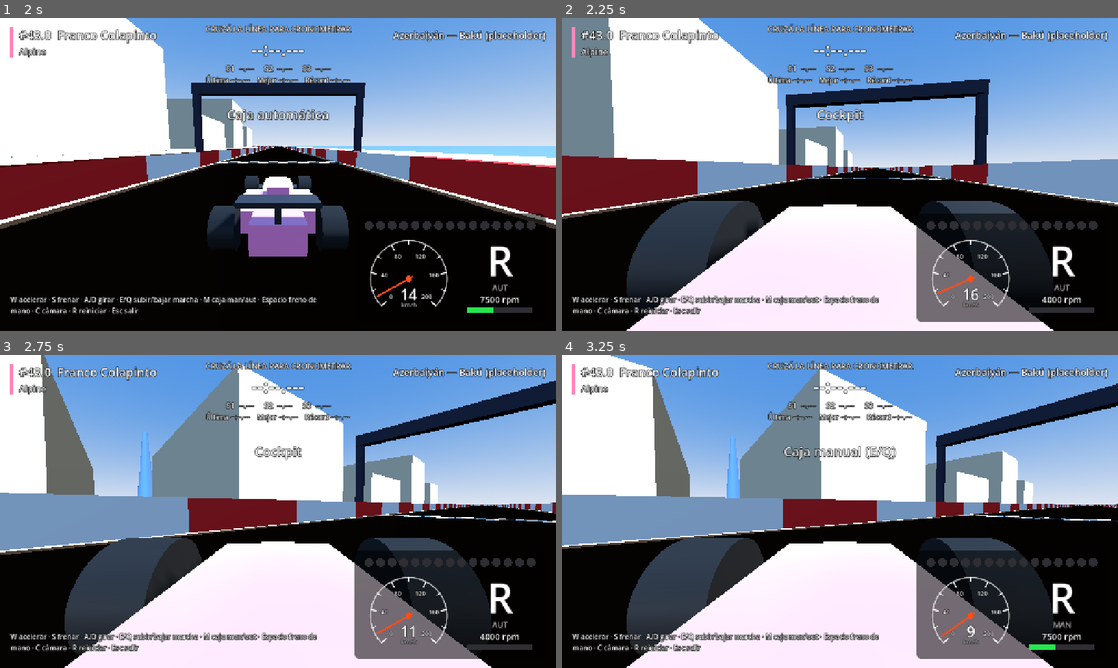
Above: before the commit, frames 1-4 (two rows, left to right).
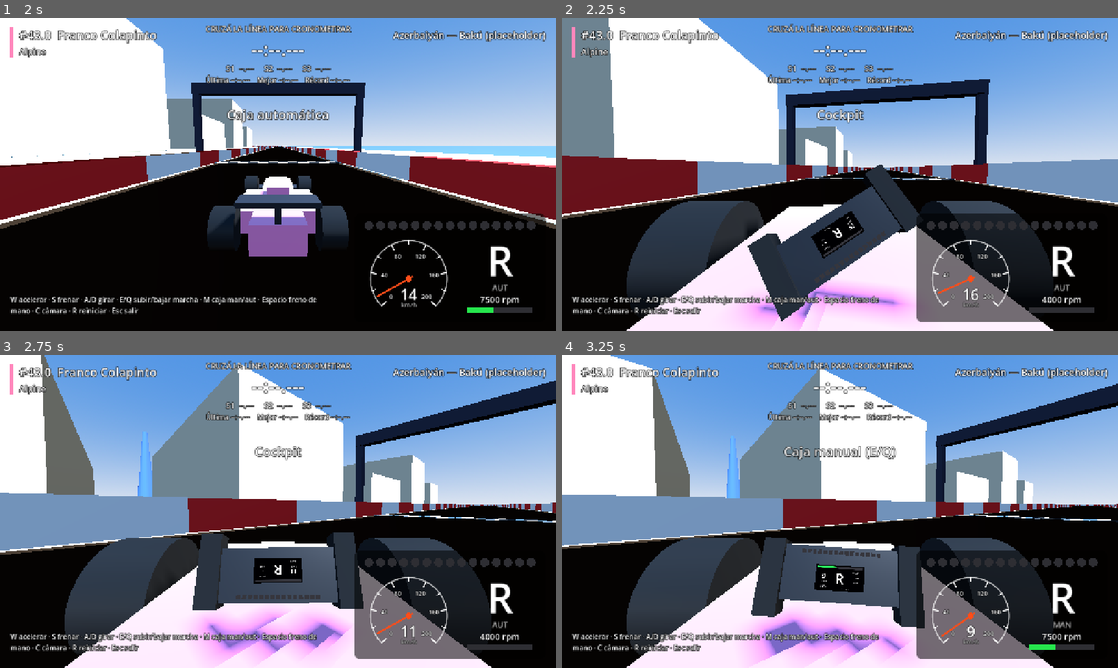
Above: after the commit, the same moments.

Repository: agustinhgimenez/GodotF126
Game: Godot game, scene res://scenes/main.tscn
Two runs of this game, one before a commit and one after it. Both use one fixed random seed, a clock stepped at 60 frames per second and the inputs below.
Inputs:
- Up to frame 1 (2 s): tap Enter at 0.5 s; hold D (steer_right) 0.53-1.28 s; hold C (change_camera) 0.53-1.28 s; tap R (reset_car) at 1.25 s; hold S (brake) from 1.28 s (still down); tap M (toggle_gearbox) at 1.35 s
- Up to frame 2 (2.25 s): release S (brake) at 2.03 s; hold D (steer_right) from 2.03 s (still down); hold C (change_camera) from 2.03 s (still down)
- Up to frame 3 (2.75 s): keep holding D (steer_right); keep holding C (change_camera)
- Up to frame 4 (3.25 s): release D (steer_right) at 2.78 s; release C (change_camera) at 2.78 s; hold W (accelerate) from 2.78 s (still down); tap M (toggle_gearbox) at 2.85 s

Frame 1 is identical in both runs. In frame 2, 8.1% of the frame differs, in the area x 31-65%, y 46-100%; in frame 3, 8.8%; in frame 4, 9.0%, in the area x 32-66%, y 58-100%.

Commit message:
Paso 6: volante 3D en el cockpit con LEDs y pantalla
- SteeringWheel armado por código (carbono, grips, levas, columna), gira ±180° con la dirección y sólo se ve en la cámara Cockpit.
- 15 LEDs de cambio y pantalla en SubViewport (WheelScreen): marcha, velocidad, RPM, modo, tiempo de vuelta y delta.
- LapTimer guarda los parciales de la mejor vuelta y calcula split_delta al cerrar cada sector.
- HudDraw: lógica de colores de luces y texto centrado compartida por Dashboard y WheelScreen.
- Docs: Paso 6 marcado como hecho, Paso 7 como siguiente.

Co-authored-by: Cursor <cursoragent@cursor.com>

Diff:
--- a/GodotF126/scenes/car.tscn
+++ b/GodotF126/scenes/car.tscn
@@ -1,8 +1,9 @@
-[gd_scene load_steps=18 format=3]
+[gd_scene load_steps=19 format=3]
 
 [ext_resource type="Script" path="res://scripts/car_controller.gd" id="1_car"]
 [ext_resource type="Script" path="res://scripts/car/car_engine.gd" id="2_engine"]
 [ext_resource type="Script" path="res://scripts/car/gearbox.gd" id="3_gearbox"]
+[ext_resource type="Script" path="res://scripts/car/steering_wheel.gd" id="4_wheel"]
 
 [sub_resource type="BoxShape3D" id="BoxShape3D_car"]
 size = Vector3(1.9, 0.8, 6)
@@ -100,6 +101,11 @@
 mesh = SubResource("SphereMesh_helmet")
 surface_material_override/0 = SubResource("Mat_helmet")
 
+[node name="SteeringWheel" type="Node3D" parent="."]
+transform = Transform3D(1, 0, 0, 0, 0.9397, 0.342, 0, -0.342, 0.9397, 0, 0.8, -0.95)
+visible = false
+script = ExtResource("4_wheel")
+
 [node name="FrontWing" type="MeshInstance3D" parent="."]
 transform = Transform3D(1, 0, 0, 0, 1, 0, 0, 0, 1, 0, 0.12, -3)
 mesh = SubResource("BoxMesh_front_wing")
--- /dev/null
+++ b/GodotF126/scripts/car/steering_wheel.gd
@@ -0,0 +1,147 @@
+class_name SteeringWheel
+extends Node3D
+## Volante 3D del cockpit (Paso 6), armado por código con formas simples.
+## Gira ±max_turn_deg con la dirección del auto, tiene LEDs de cambio arriba y una
+## pantalla (SubViewport con WheelScreen) en el centro. Sólo se ve en la cámara Cockpit.
+## El volante mira hacia +Z (hacia el piloto); la rotación de dirección es sobre su Z local.
+
+const BODY_SIZE := Vector3(0.24, 0.11, 0.035)
+const GRIP_SIZE := Vector3(0.045, 0.15, 0.055)
+const PADDLE_SIZE := Vector3(0.05, 0.07, 0.006)
+const SCREEN_SIZE := Vector2(0.1, 0.05)
+const LED_ROW_WIDTH := 0.17
+const LED_SIZE := 0.008
+
+@export var max_turn_deg: float = 180.0
+@export var shift_light_count: int = 15
+@export var shift_light_start_rpm: float = 9000.0
+
+var _car: CarController = null
+var _rim: Node3D
+var _viewport: SubViewport
+var _screen: WheelScreen
+var _led_root: Node3D
+var _led_materials: Array[StandardMaterial3D] = []
+
+
+func _ready() -> void:
+	_car = get_parent() as CarController
+	_build()
+	visibility_changed.connect(_on_visibility_changed)
+	_on_visibility_changed()
+
+
+func configure(data: Dictionary) -> void:
+	shift_light_start_rpm = float(data.get("shift_light_start_rpm", shift_light_start_rpm))
+	var count := maxi(int(data.get("shift_light_count", shift_light_count)), 1)
+	if count != shift_light_count:
+		shift_light_count = count
+		_build_leds()
+	_screen.shift_light_start_rpm = shift_light_start_rpm
+
+
+func bind_lap_timer(timer: LapTimer) -> void:
+	_screen.bind_lap_timer(timer)
+
+
+func _process(_delta: float) -> void:
+	if _car == null or not is_visible_in_tree():
+		return
+	_rim.rotation.z = _car.get_steer() * deg_to_rad(max_turn_deg)
+	for i in _led_materials.size():
+		var color := HudDraw.shift_light_color(i, shift_light_count, _car, shift_light_start_rpm)
+		_led_materials[i].albedo_color = color
+
+
+func _on_visibility_changed() -> void:
+	if _viewport == null:
+		return
+	_viewport.render_target_update_mode = (
+		SubViewport.UPDATE_ALWAYS if is_visible_in_tree() else SubViewport.UPDATE_DISABLED)
+
+
+func _build() -> void:
+	_rim = Node3D.new()
+	_rim.name = "Rim"
+	add_child(_rim)
+
+	var carbon := _material(Color(0.07, 0.07, 0.08), 0.5)
+	var rubber := _material(Color(0.03, 0.03, 0.03), 0.95)
+
+	_add_box(_rim, BODY_SIZE, Vector3.ZERO, carbon)
+	_add_box(_rim, GRIP_SIZE, Vector3(-(BODY_SIZE.x + GRIP_SIZE.x) * 0.5, -0.01, 0.0), rubber)
+	_add_box(_rim, GRIP_SIZE, Vector3((BODY_SIZE.x + GRIP_SIZE.x) * 0.5, -0.01, 0.0), rubber)
+	# Levas de cambio detrás de los grips (el Paso 7 las anima).
+	var paddle_left := _add_box(_rim, PADDLE_SIZE, Vector3(-0.085, 0.0, -0.03), carbon)
+	paddle_left.name = "PaddleLeft"
+	var paddle_right := _add_box(_rim, PADDLE_SIZE, Vector3(0.085, 0.0, -0.03), carbon)
+	paddle_right.name = "PaddleRight"
+	# Columna de dirección hacia el chasis.
+	_add_box(self, Vector3(0.03, 0.03, 0.25), Vector3(0.0, 0.0, -0.14), carbon)
+
+	_viewport = SubViewport.new()
+	_viewport.name = "ScreenViewport"
+	_viewport.size = WheelScreen.SIZE
+	_viewport.transparent_bg = false
+	_viewport.disable_3d = true
+	add_child(_viewport)
+	_screen = WheelScreen.new()
+	_screen.name = "WheelScreen"
+	_screen.shift_light_start_rpm = shift_light_start_rpm
+	_viewport.add_child(_screen)
+	_screen.bind(_car)
+
+	var screen_material := StandardMaterial3D.new()
+	screen_material.shading_mode = BaseMaterial3D.SHADING_MODE_UNSHADED
+	screen_material.albedo_texture = _viewport.get_texture()
+	var quad := QuadMesh.new()
+	quad.size = SCREEN_SIZE
+	var screen_mesh := MeshInstance3D.new()
+	screen_mesh.name = "Screen"
+	screen_mesh.mesh = quad
+	screen_mesh.material_override = screen_material
+	screen_mesh.position = Vector3(0.0, -0.008, BODY_SIZE.z * 0.5 + 0.001)
+	_rim.add_child(screen_mesh)
+
+	_led_root = Node3D.new()
+	_led_root.name = "ShiftLeds"
+	_led_root.position = Vector3(0.0, BODY_SIZE.y * 0.5 - 0.012, BODY_SIZE.z * 0.5 + 0.002)
+	_rim.add_child(_led_root)
+	_build_leds()
+
+
+func _build_leds() -> void:
+	for child in _led_root.get_children():
+		child.queue_free()
+	_led_materials.clear()
+	var box := BoxMesh.new()
+	box.size = Vector3(LED_SIZE, LED_SIZE, 0.004)
+	var spacing := LED_ROW_WIDTH / shift_light_count
+	for i in shift_light_count:
+		var material := StandardMaterial3D.new()
+		material.shading_mode = BaseMaterial3D.SHADING_MODE_UNSHADED
+		material.albedo_color = HudDraw.COLOR_OFF
+		_led_materials.append(material)
+		var led := MeshInstance3D.new()
+		led.mesh = box
+		led.material_override = material
+		led.position = Vector3(-LED_ROW_WIDTH * 0.5 + spacing * (i + 0.5), 0.0, 0.0)
+		_led_root.add_child(led)
+
+
+func _add_box(parent: Node3D, box_size: Vector3, pos: Vector3, material: Material) -> MeshInstance3D:
+	var mesh := BoxMesh.new()
+	mesh.size = box_size
+	var instance := MeshInstance3D.new()
+	instance.mesh = mesh
+	instance.material_override = material
+	instance.position = pos
+	parent.add_child(instance)
+	return instance
+
+
+func _material(color: Color, roughness: float) -> StandardMaterial3D:
+	var material := StandardMaterial3D.new()
+	material.albedo_color = color
+	material.roughness = roughness
+	return material
--- a/GodotF126/scripts/car_controller.gd
+++ b/GodotF126/scripts/car_controller.gd
@@ -54,6 +54,7 @@
 @onready var _helmet: Node3D = $Helmet
 @onready var engine: CarEngine = $Engine
 @onready var gearbox: Gearbox = $Gearbox
+@onready var steering_wheel: SteeringWheel = $SteeringWheel
 
 
 func _ready() -> void:
@@ -113,6 +114,7 @@
 	_camera.fov = float(mode["fov"])
 	_camera.near = 0.3 if is_chase else 0.1
 	_helmet.visible = is_chase
+	steering_wheel.visible = not is_chase
 
 
 func _physics_process(delta: float) -> void:
@@ -280,6 +282,11 @@
 	return engine.rpm
 
 
+## Dirección suavizada: −1 (derecha) a 1 (izquierda).
+func get_steer() -> float:
+	return _steer
+
+
 func get_gear_label() -> String:
 	return gearbox.get_gear_label()
 
--- a/GodotF126/scripts/lap_timer.gd
+++ b/GodotF126/scripts/lap_timer.gd
@@ -21,9 +21,15 @@
 var record_lap: float = -1.0
 var sector_times: Array[float] = []
 var best_sectors: Array[float] = [-1.0, -1.0, -1.0]
+## Tiempo acumulado al final de cada sector en la mejor vuelta.
+var best_lap_splits: Array[float] = []
+## Diferencia contra la mejor vuelta en el último sector cerrado (NAN si no hay referencia).
+## Negativo = más rápido. El delta continuo en vivo es el Paso 40.
+var split_delta: float = NAN
 
 var _next_checkpoint: int = 0
 var _sector_start: float = 0.0
+var _current_splits: Array[float] = []
 
 
 func setup(id: String) -> void:
@@ -56,6 +62,7 @@
 	running = false
 	current_time = 0.0
 	lap = maxi(lap - 1, 0)
+	split_delta = NAN
 	lap_aborted.emit()
 
 
@@ -65,6 +72,7 @@
 	current_time = 0.0
 	_sector_start = 0.0
 	sector_times.clear()
+	_current_splits.clear()
 	_next_checkpoint = 1
 	lap_started.emit(lap)
 
@@ -73,6 +81,9 @@
 	var time := current_time - _sector_start
 	_sector_start = current_time
 	sector_times.append(time)
+	_current_splits.append(current_time)
+	if sector < best_lap_splits.size():
+		split_delta = current_time - best_lap_splits[sector]
 	var is_best := best_sectors[sector] < 0.0 or time < best_sectors[sector]
 	if is_best:
 		best_sectors[sector] = time
@@ -84,6 +95,7 @@
 	var is_best := best_lap < 0.0 or last_lap < best_lap
 	if is_best:
 		best_lap = last_lap
+		best_lap_splits = _current_splits.duplicate()
 	var is_record := record_lap < 0.0 or last_lap < record_lap
 	if is_record:
 		record_lap = last_lap
--- a/GodotF126/scripts/main.gd
+++ b/GodotF126/scripts/main.gd
@@ -52,6 +52,7 @@
 	var dashboard_data = car_data.get("dashboard", {})
 	if dashboard_data is Dictionary:
 		hud.configure_dashboard(dashboard_data)
+		car.steering_wheel.configure(dashboard_data)
 	hud.set_driver_info(selected_driver, selected_team, team_color)
 	hud.set_track_name(str(track_info.get("display_name", track.track_name)))
 
@@ -59,6 +60,7 @@
 	track.checkpoint_crossed.connect(_on_checkpoint_crossed)
 	car.was_reset.connect(lap_timer.abort_lap)
 	hud.bind_lap_timer(lap_timer)
+	car.steering_wheel.bind_lap_timer(lap_timer)
 
 
 func _on_checkpoint_crossed(checkpoint: int, body: Node3D) -> void:
--- a/GodotF126/scripts/ui/dashboard.gd
+++ b/GodotF126/scripts/ui/dashboard.gd
@@ -3,20 +3,14 @@
 ## Tablero del HUD (Paso 5): luces de cambio tipo F1, marcha grande, RPM y
 ## velocímetro digital con aguja analógica. Todo se dibuja en _draw().
 ## Luces: se encienden de izquierda a derecha entre shift_light_start_rpm y el
-## punto de cambio de la caja (verde → rojo → azul); al llegar al punto de cambio
-## quedan todas azules y parpadean en el limitador.
+## punto de cambio de la caja (la lógica de colores está en HudDraw).
 
 const SIZE := Vector2(440, 250)
 const COLOR_PANEL := Color(0.0, 0.0, 0.0, 0.55)
-const COLOR_OFF := Color(0.18, 0.18, 0.2)
-const COLOR_GREEN := Color(0.15, 0.9, 0.3)
-const COLOR_RED := Color(1.0, 0.15, 0.15)
-const COLOR_BLUE := Color(0.25, 0.45, 1.0)
 const COLOR_NEEDLE := Color(1.0, 0.3, 0.1)
 const COLOR_DIM := Color(1.0, 1.0, 1.0, 0.7)
 const DIAL_START_DEG := 135.0
 const DIAL_SWEEP_DEG := 270.0
-const BLINK_HZ := 8.0
 const DENIED_FLASH_MS := 400
 
 @export var shift_light_count: int = 15
@@ -81,33 +75,12 @@
 
 
 func _draw_shift_lights(rect: Rect2) -> void:
-	var rpm := _car.get_rpm()
-	var shift_rpm := _car.gearbox.shift_up_rpm
-	var progress := clampf(inverse_lerp(shift_light_start_rpm, shift_rpm, rpm), 0.0, 1.0)
-	var lit := ceili(progress * shift_light_count)
-	var all_blue := rpm >= shift_rpm
-	var at_limiter := _car.engine.is_cutting() or rpm >= _car.engine.limiter_rpm - 50.0
-	var blink_off := at_limiter and fmod(Time.get_ticks_msec() / 1000.0 * BLINK_HZ, 1.0) < 0.5
-
 	var spacing := rect.size.x / shift_light_count
 	var radius := minf(spacing * 0.38, rect.size.y * 0.5)
 	for i in shift_light_count:
-		var color := COLOR_OFF
-		if all_blue:
-			color = COLOR_OFF if blink_off else COLOR_BLUE
-		elif i < lit:
-			color = _light_color(i)
+		var color := HudDraw.shift_light_color(i, shift_light_count, _car, shift_light_start_rpm)
 		var center := rect.position + Vector2(spacing * (i + 0.5), rect.size.y * 0.5)
 		draw_circle(center, radius, color)
-
-
-func _light_color(index: int) -> Color:
-	var t := float(index) / shift_light_count
-	if t < 1.0 / 3.0:
-		return COLOR_GREEN
-	if t < 2.0 / 3.0:
-		return COLOR_RED
-	return COLOR_BLUE
 
 
 func _draw_speedometer(center: Vector2, radius: float) -> void:
@@ -136,7 +109,7 @@
 func _draw_gear_panel(rect: Rect2) -> void:
 	var cx := rect.position.x + rect.size.x * 0.5
 	var denied := Time.get_ticks_msec() < _denied_until_ms
-	var gear_color := COLOR_RED if denied else Color.WHITE
+	var gear_color := HudDraw.COLOR_RED if denied else Color.WHITE
 	_draw_text_centered(_car.get_gear_label(), Vector2(cx, rect.position.y + 55), 96, gear_color)
 	_draw_text_centered("MAN" if _car.gearbox.manual else "AUT", Vector2(cx, rect.position.y + 118), 18, COLOR_DIM)
 
@@ -144,18 +117,10 @@
 	_draw_text_centered("%d rpm" % roundi(rpm), Vector2(cx, rect.position.y + 145), 20)
 
 	var bar := Rect2(rect.position.x + 10, rect.position.y + 165, rect.size.x - 20, 12)
-	draw_rect(bar, COLOR_OFF)
-	var fill_color := COLOR_GREEN
-	if rpm >= _car.gearbox.shift_up_rpm:
-		fill_color = COLOR_BLUE
-	elif rpm >= shift_light_start_rpm:
-		fill_color = COLOR_RED
+	draw_rect(bar, HudDraw.COLOR_OFF)
+	var fill_color := HudDraw.rpm_bar_color(_car, shift_light_start_rpm)
 	draw_rect(Rect2(bar.position, Vector2(bar.size.x * _car.engine.get_rpm_ratio(), bar.size.y)), fill_color)
 
 
 func _draw_text_centered(text: String, center: Vector2, font_size: int, color: Color = Color.WHITE) -> void:
-	var text_size := _font.get_string_size(text, HORIZONTAL_ALIGNMENT_LEFT, -1, font_size)
-	var baseline_offset := (_font.get_ascent(font_size) - _font.get_descent(font_size)) * 0.5
-	var pos := Vector2(center.x - text_size.x * 0.5, center.y + baseline_offset)
-	draw_string_outline(_font, pos, text, HORIZONTAL_ALIGNMENT_LEFT, -1, font_size, 4, Color.BLACK)
-	draw_string(_font, pos, text, HORIZONTAL_ALIGNMENT_LEFT, -1, font_size, color)
+	HudDraw.draw_text_centered(self, _font, text, center, font_size, color)
--- /dev/null
+++ b/GodotF126/scripts/ui/hud_draw.gd
@@ -0,0 +1,50 @@
+class_name HudDraw
+extends RefCounted
+## Utilidades de dibujo compartidas por el tablero del HUD y la pantalla del volante.
+
+const COLOR_OFF := Color(0.18, 0.18, 0.2)
+const COLOR_GREEN := Color(0.15, 0.9, 0.3)
+const COLOR_RED := Color(1.0, 0.15, 0.15)
+const COLOR_BLUE := Color(0.25, 0.45, 1.0)
+const BLINK_HZ := 8.0
+
+
+## Color de la luz de cambio `index` (de `count`). Un tercio verde, uno rojo, uno azul;
+## en el punto de cambio todas azules, y parpadeando en el limitador.
+static func shift_light_color(index: int, count: int, car: CarController, start_rpm: float) -> Color:
+	var rpm := car.get_rpm()
+	var shift_rpm := car.gearbox.shift_up_rpm
+	if rpm >= shift_rpm:
+		var at_limiter := car.engine.is_cutting() or rpm >= car.engine.limiter_rpm - 50.0
+		if at_limiter and fmod(Time.get_ticks_msec() / 1000.0 * BLINK_HZ, 1.0) < 0.5:
+			return COLOR_OFF
+		return COLOR_BLUE
+	var progress := clampf(inverse_lerp(start_rpm, shift_rpm, rpm), 0.0, 1.0)
+	if index >= ceili(progress * count):
+		return COLOR_OFF
+	var t := float(index) / count
+	if t < 1.0 / 3.0:
+		return COLOR_GREEN
+	if t < 2.0 / 3.0:
+		return COLOR_RED
+	return COLOR_BLUE
+
+
+## Color de una barra de RPM con el mismo código que las luces.
+static func rpm_bar_color(car: CarController, start_rpm: float) -> Color:
+	var rpm := car.get_rpm()
+	if rpm >= car.gearbox.shift_up_rpm:
+		return COLOR_BLUE
+	if rpm >= start_rpm:
+		return COLOR_RED
+	return COLOR_GREEN
+
+
+static func draw_text_centered(canvas: CanvasItem, font: Font, text: String, center: Vector2,
+		font_size: int, color: Color = Color.WHITE, outline: int = 4) -> void:
+	var text_size := font.get_string_size(text, HORIZONTAL_ALIGNMENT_LEFT, -1, font_size)
+	var baseline_offset := (font.get_ascent(font_size) - font.get_descent(font_size)) * 0.5
+	var pos := Vector2(center.x - text_size.x * 0.5, center.y + baseline_offset)
+	if outline > 0:
+		canvas.draw_string_outline(font, pos, text, HORIZONTAL_ALIGNMENT_LEFT, -1, font_size, outline, Color.BLACK)
+	canvas.draw_string(font, pos, text, HORIZONTAL_ALIGNMENT_LEFT, -1, font_size, color)
--- /dev/null
+++ b/GodotF126/scripts/ui/wheel_screen.gd
@@ -0,0 +1,65 @@
+class_name WheelScreen
+extends Control
+## Pantalla del volante (Paso 6). Se dibuja dentro de un SubViewport y se muestra
+## como textura en el volante 3D: marcha, velocidad, RPM, modo, vuelta y delta.
+
+const SIZE := Vector2i(256, 128)
+const COLOR_BG := Color(0.02, 0.02, 0.03)
+const COLOR_DIM := Color(1.0, 1.0, 1.0, 0.6)
+const COLOR_FASTER := Color(0.2, 1.0, 0.35)
+const COLOR_SLOWER := Color(1.0, 0.25, 0.2)
+
+var shift_light_start_rpm: float = 9000.0
+
+var _car: CarController = null
+var _timer: LapTimer = null
+var _font: Font
+
+
+func _ready() -> void:
+	size = Vector2(SIZE)
+	_font = ThemeDB.fallback_font
+
+
+func bind(car: CarController) -> void:
+	_car = car
+
+
+func bind_lap_timer(timer: LapTimer) -> void:
+	_timer = timer
+
+
+func _process(_delta: float) -> void:
+	if is_visible_in_tree():
+		queue_redraw()
+
+
+func _draw() -> void:
+	draw_rect(Rect2(Vector2.ZERO, Vector2(SIZE)), COLOR_BG)
+	if _car == null:
+		return
+
+	var bar := Rect2(8, 6, SIZE.x - 16, 10)
+	draw_rect(bar, HudDraw.COLOR_OFF)
+	var fill := Vector2(bar.size.x * _car.engine.get_rpm_ratio(), bar.size.y)
+	draw_rect(Rect2(bar.position, fill), HudDraw.rpm_bar_color(_car, shift_light_start_rpm))
+
+	_text(_car.get_gear_label(), Vector2(128, 66), 70)
+	_text("%d" % roundi(_car.get_speed_kmh()), Vector2(44, 56), 30)
+	_text("km/h", Vector2(44, 82), 12, COLOR_DIM)
+	_text("%d" % roundi(_car.get_rpm()), Vector2(44, 108), 14, COLOR_DIM)
+
+	var delta_text := "--.---"
+	var delta_color := Color.WHITE
+	if _timer != null and not is_nan(_timer.split_delta):
+		delta_text = "%+.3f" % _timer.split_delta
+		delta_color = COLOR_FASTER if _timer.split_delta < 0.0 else COLOR_SLOWER
+	_text("DELTA", Vector2(212, 34), 12, COLOR_DIM)
+	_text(delta_text, Vector2(212, 56), 20, delta_color)
+	_text("MAN" if _car.gearbox.manual else "AUT", Vector2(212, 82), 12, COLOR_DIM)
+	if _timer != null:
+		_text(LapTimer.format_time(_timer.current_time if _timer.running else -1.0), Vector2(160, 114), 14)
+
+
+func _text(text: String, center: Vector2, font_size: int, color: Color = Color.WHITE) -> void:
+	HudDraw.draw_text_centered(self, _font, text, center, font_size, color, 0)
Not shown, added: GodotF126/scripts/car/steering_wheel.gd.uid
Not shown, added: GodotF126/scripts/ui/hud_draw.gd.uid
Not shown, added: GodotF126/scripts/ui/wheel_screen.gd.uid
Not shown, changed: GodotF126/README.md
Not shown, changed: GodotF126/ROADMAP.md
Not shown, changed: PARA-EL-AGENTE-LOCAL.md
Not shown, changed: README.md
